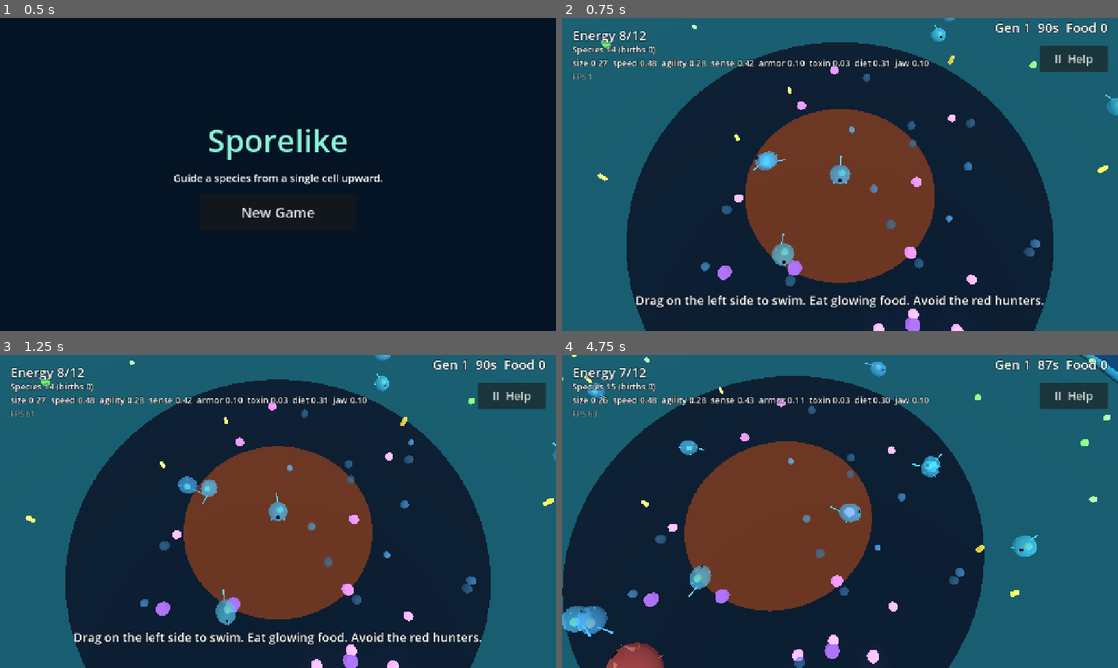
Above: before the commit, frames 1-4 (two rows, left to right).
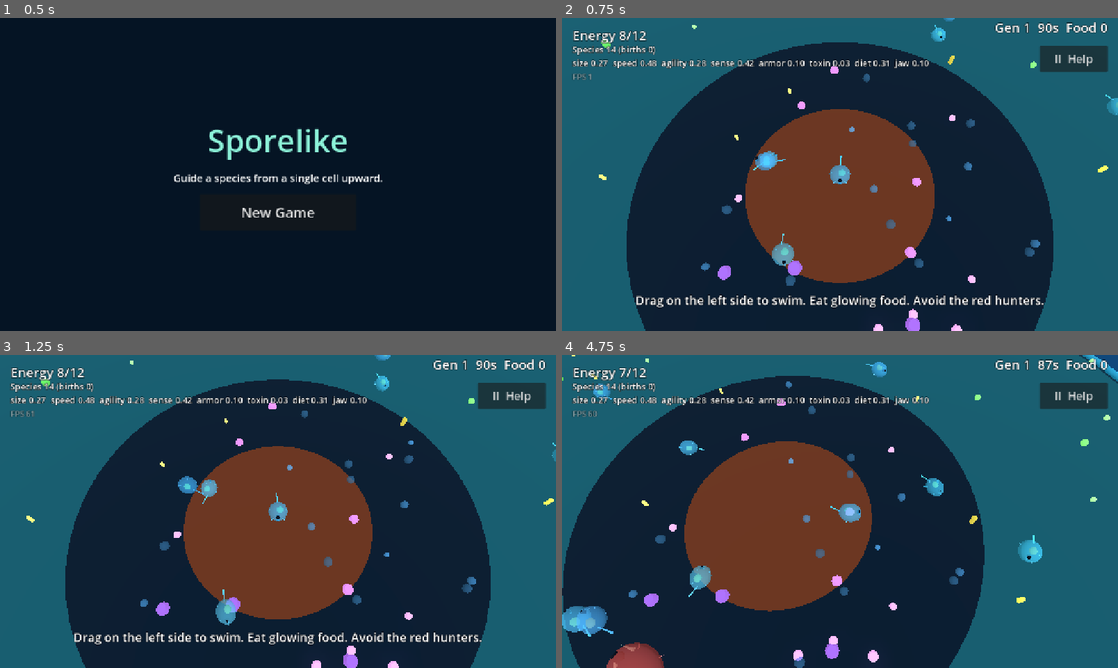
Above: after the commit, the same moments.

Repository: drag0nblad3/Sporelike-
Game: Godot game, scene res://scenes/main.tscn
The game is run twice, just before and just after one commit, with the same random seed, the same clock (stepped at 60 frames per second) and the same inputs.
Inputs (mouse positions are in pixels of both pictures, inside the frame that each line leads up to):
- Up to frame 1 (0.5 s): no input
- Up to frame 2 (0.75 s): click "New Game" at 0.5 s
- Up to frame 3 (1.25 s): no input
- Up to frame 4 (4.75 s): click "II Help" at 1.25 s; click "Resume" at 2 s; move the mouse to (962, 495) at 2.77 s; hold Right (ui_right) 2.78-3.5 s; click (962, 495) at 2.92 s; drag from (728, 527) to (812, 574) at 3.52 s; move the mouse to (895, 442) at 4.27 s; hold Right (ui_right) from 4.28 s (still down)

Frame 1 is identical in both runs. In frame 2, 0.2% of the frame differs, in the area x 6-99%, y 3-100%; in frame 3, 0.2%; in frame 4, 1.2%, in the area x 2-99%, y 0-99%.

Commit message:
Fix the blank glossary, weaken low-grade food, start multicellular groundwork
The glossary label sat in a ScrollContainer with fit_content while hidden
and never got a height; it now scrolls itself, and the smoke test fails if
the text lays out blank. The weakest food pieces now give 0.35x energy
(was 0.7x). EvolutionProgress tracks progress toward the multicellular
stage (shown on the population screen and saved), and BodyPlan/BodyPart
model the parts-kit bodies that stage will use.

Co-Authored-By: Claude Opus 5.5 <noreply@anthropic.com>
Claude-Session: https://claude.ai/code/session_01LRZhwzL1ScNEsSmFRd9Hjh

Diff:
--- /dev/null
+++ b/scripts/core/body_part.gd
@@ -0,0 +1,33 @@
+class_name BodyPart
+extends RefCounted
+## One cell in a multicellular body: what job it does and where it sits
+## relative to the body's center. Groundwork for the multicellular stage.
+
+## Each role and what it will do once the stage is playable.
+const ROLES := {
+	"core": "Holds the body together and stores energy.",
+	"mouth": "Eats food it touches.",
+	"flagellum": "Pushes the body forward.",
+	"spike": "Deflects hunters' bites.",
+	"eye": "Spots food and hunters from farther away.",
+	"gland": "Makes toxin that stings hunters.",
+}
+
+var role := "core"
+var offset := Vector2.ZERO
+
+
+static func make(part_role: String, at: Vector2) -> BodyPart:
+	var part := BodyPart.new()
+	part.role = part_role if ROLES.has(part_role) else "core"
+	part.offset = at
+	return part
+
+
+static func from_dict(data: Dictionary) -> BodyPart:
+	var part_role: String = data.get("role", "core")
+	return make(part_role, Vector2(float(data.get("x", 0.0)), float(data.get("y", 0.0))))
+
+
+func to_dict() -> Dictionary:
+	return {"role": role, "x": offset.x, "y": offset.y}
--- /dev/null
+++ b/scripts/core/body_plan.gd
@@ -0,0 +1,64 @@
+class_name BodyPlan
+extends RefCounted
+## The layout of a multicellular body: a list of BodyParts on a grid around
+## the core cell. Groundwork for the multicellular stage, where the player
+## will add parts between generations instead of nudging single traits.
+
+const SPACING := 1.0
+
+var parts: Array[BodyPart] = []
+
+
+## A new colony: just the core cell the single-celled species grew from.
+static func starter() -> BodyPlan:
+	var plan := BodyPlan.new()
+	plan.parts.append(BodyPart.make("core", Vector2.ZERO))
+	return plan
+
+
+static func from_dict(data: Dictionary) -> BodyPlan:
+	var plan := BodyPlan.new()
+	var list: Array = data.get("parts", [])
+	for item in list:
+		var entry: Dictionary = item
+		plan.parts.append(BodyPart.from_dict(entry))
+	if plan.parts.is_empty():
+		return starter()
+	return plan
+
+
+func to_dict() -> Dictionary:
+	var list: Array = []
+	for part in parts:
+		list.append(part.to_dict())
+	return {"parts": list}
+
+
+func count(role: String) -> int:
+	var n := 0
+	for part in parts:
+		if part.role == role:
+			n += 1
+	return n
+
+
+## Grid spots next to an existing part that are still empty.
+func open_spots() -> Array[Vector2]:
+	var taken := {}
+	for part in parts:
+		taken[part.offset] = true
+	var spots: Array[Vector2] = []
+	for part in parts:
+		for dir in [Vector2.RIGHT, Vector2.LEFT, Vector2.UP, Vector2.DOWN]:
+			var spot: Vector2 = part.offset + dir * SPACING
+			if not taken.has(spot) and not spot in spots:
+				spots.append(spot)
+	return spots
+
+
+## Adds a part at a free spot touching the body. Returns false if taken.
+func attach(role: String, at: Vector2) -> bool:
+	if not at in open_spots():
+		return false
+	parts.append(BodyPart.make(role, at))
+	return true
--- /dev/null
+++ b/scripts/core/evolution_progress.gd
@@ -0,0 +1,35 @@
+class_name EvolutionProgress
+extends RefCounted
+## Tracks how close the species is to its next stage (single cell to
+## multicellular). Thriving generations, a big population and a well-fed
+## player earn points; reaching GOAL unlocks the next stage.
+
+const GOAL := 100.0
+const MAX_PER_GENERATION := 20.0
+
+var points := 0.0
+
+
+## Adds this generation's points and returns how many were earned.
+func add_generation(stats: GenerationStats) -> float:
+	var earned := 4.0 + 0.4 * stats.end_population + 0.5 * stats.food_eaten
+	if stats.end_population == 0:
+		earned = 0.0
+	earned = minf(earned, MAX_PER_GENERATION)
+	points = minf(points + earned, GOAL)
+	return earned
+
+
+func fraction() -> float:
+	return points / GOAL
+
+
+func is_ready() -> bool:
+	return points >= GOAL
+
+
+func summary(earned: float) -> String:
+	if is_ready():
+		return "Your species is ready to become multicellular (coming in a future update)"
+	return "Multicellular progress %d%% (+%d this generation)" % [
+		roundi(fraction() * 100.0), roundi(earned)]
--- a/scripts/core/generation_stats.gd
+++ b/scripts/core/generation_stats.gd
@@ -13,6 +13,8 @@
 var births := 0
 var deaths := {"eaten": 0, "starved": 0}
 var food_eaten := 0
+## Filled in by Game: how close the species is to its next stage.
+var progress_text := ""
 
 
 ## 0.5x to 2x, growing with how much the player's avatar ate.
--- a/scripts/game.gd
+++ b/scripts/game.gd
@@ -17,6 +17,7 @@
 var hud: Hud
 var screen: PopulationScreen
 var saver: GameSaver
+var progress := EvolutionProgress.new()
 var rng := RandomNumberGenerator.new()
 ## Set by CI ("-- --smoke"): short generations, mutations picked automatically.
 var smoke_test := false
@@ -70,6 +71,8 @@
 	saver.ecosystem = ecosystem
 	saver.director = director
 	saver.cycle = cycle
+	saver.progress = progress
+	progress.points = float(_save.get("progress", 0.0))
 	add_child(saver)
 
 	if _save.is_empty():
@@ -106,7 +109,8 @@
 func _announce() -> void:
 	generation_started.emit(cycle.number)
 	if smoke_test:
-		print("smoke: generation %d started, species %d" % [cycle.number, ecosystem.species.size()])
+		print("smoke: generation %d started, species %d, progress %d" % [
+			cycle.number, ecosystem.species.size(), progress.points])
 
 
 func _on_player_died(cause: String) -> void:
@@ -119,6 +123,7 @@
 
 func _on_generation_ended(stats: GenerationStats) -> void:
 	get_tree().paused = true
+	stats.progress_text = progress.summary(progress.add_generation(stats))
 	var choices := MutationChoice.roll(rng, 3)
 	screen.open(stats, choices)
 	if smoke_test:
--- a/scripts/main.gd
+++ b/scripts/main.gd
@@ -58,3 +58,18 @@
 		_smoke_reloaded = true
 		print("smoke: reloading save")
 		_on_continue.call_deferred()
+	elif smoke_test and number == 3:
+		_check_glossary()
+
+
+## In CI, open the pause menu and fail if the glossary text is blank.
+func _check_glossary() -> void:
+	var menu := _game.hud.pause_menu
+	menu.open()
+	await get_tree().process_frame
+	await get_tree().process_frame
+	var height := menu.text_height()
+	print("smoke: glossary height %d" % height)
+	if height < 200:
+		push_error("Glossary text is blank in the pause menu")
+	menu.close()
--- a/scripts/ui/glossary.gd
+++ b/scripts/ui/glossary.gd
@@ -27,8 +27,8 @@
 [b]Motes[/b] (faint blue, plant): in the deep center. Hard to see, so they need keen sense.
 
 [b]Food grades[/b]: every piece is a little different. Bigger, darker pieces \
-are worth more energy but are tougher to crack, harder to spot, or flee faster. \
-Small pale pieces are easy pickings.
+are worth up to four times as much energy as small pale ones, but are tougher \
+to crack, harder to spot, or flee faster. Small pale pieces are easy pickings.
 
 [font_size=28][b]Dangers[/b][/font_size]
 [b]Hunters[/b] (red): predators that chase the nearest prey they want. \
@@ -44,6 +44,9 @@
 changed and what killed it.
 [b]Mutation choice[/b]: pick a trait to push your whole species toward.
 [b]Influence[/b]: the more food you ate this generation, the stronger your choice.
+[b]Multicellular progress[/b]: thriving generations (a big population and \
+plenty of food eaten) move your species toward its next stage, where single \
+cells band together into one body.
 [b]Rebirth[/b]: you return as the offspring of a surviving cell. If all \
 died, your species starts over from you.
 """
--- a/scripts/ui/pause_menu.gd
+++ b/scripts/ui/pause_menu.gd
@@ -37,20 +37,19 @@
 	buttons.add_child(_button("Resume", close))
 	buttons.add_child(_button("Save and quit", _on_quit))
 
-	var scroll := ScrollContainer.new()
-	scroll.size_flags_vertical = Control.SIZE_EXPAND_FILL
-	scroll.horizontal_scroll_mode = ScrollContainer.SCROLL_MODE_DISABLED
-	column.add_child(scroll)
-
+	# The label scrolls itself. (A fit_content label inside a ScrollContainer
+	# that starts hidden never got a height, so the text did not show.)
 	_text = RichTextLabel.new()
 	_text.bbcode_enabled = true
-	_text.fit_content = true
-	_text.scroll_active = false
+	_text.scroll_active = true
 	_text.size_flags_horizontal = Control.SIZE_EXPAND_FILL
-	_text.add_theme_font_size_override("normal_font_size", 22)
-	_text.add_theme_font_size_override("bold_font_size", 22)
+	_text.size_flags_vertical = Control.SIZE_EXPAND_FILL
+	_text.add_theme_font_size_override("normal_font_size", 24)
+	_text.add_theme_font_size_override("bold_font_size", 24)
+	_text.add_theme_color_override("default_color", Color(0.92, 0.97, 1.0))
+	_text.get_v_scroll_bar().custom_minimum_size.x = 40.0
 	_text.text = Glossary.TEXT
-	scroll.add_child(_text)
+	column.add_child(_text)
 
 
 func _unhandled_input(event: InputEvent) -> void:
@@ -68,6 +67,11 @@
 		return
 	get_tree().paused = true
 	visible = true
+
+
+## Height of the glossary text as laid out; CI checks it is not blank.
+func text_height() -> int:
+	return _text.get_content_height()
 
 
 func close() -> void:
--- a/scripts/ui/population_screen.gd
+++ b/scripts/ui/population_screen.gd
@@ -48,6 +48,8 @@
 
 	_add_label("You ate %d food: your choice counts x%.1f" % [
 		stats.food_eaten, stats.influence()], 22)
+	if stats.progress_text != "":
+		_add_label(stats.progress_text, 22)
 	_add_label("Encourage a mutation in your species:", 24)
 
 	var row := HBoxContainer.new()
--- a/scripts/world/food_item.gd
+++ b/scripts/world/food_item.gd
@@ -28,11 +28,11 @@
 func roll(food_kind: FoodKind, rng: RandomNumberGenerator) -> void:
 	kind = food_kind
 	grade = rng.randf()
-	energy = kind.energy * lerpf(0.7, 1.5, grade)
+	energy = kind.energy * lerpf(0.35, 1.5, grade)
 	hardness = lerpf(kind.hardness_min, kind.hardness_max, grade)
 	visibility = minf(kind.visibility * lerpf(1.3, 0.7, grade), 1.0)
 	flee_speed = kind.flee_speed * lerpf(0.6, 1.4, grade)
-	scale = Vector3.ONE * lerpf(0.8, 1.35, grade)
+	scale = Vector3.ONE * lerpf(0.65, 1.35, grade)
 
 
 ## 0, 1 or 2: which colour tier to draw this piece with.
--- a/scripts/world/game_saver.gd
+++ b/scripts/world/game_saver.gd
@@ -7,6 +7,7 @@
 var ecosystem: Ecosystem
 var director: PlayerDirector
 var cycle: GenerationCycle
+var progress: EvolutionProgress
 
 
 func _notification(what: int) -> void:
@@ -31,6 +32,7 @@
 		"generation": cycle.number,
 		"time_left": cycle.time_left,
 		"births": ecosystem.births,
+		"progress": progress.points,
 		"player": you,
 		"species": members,
 	})
